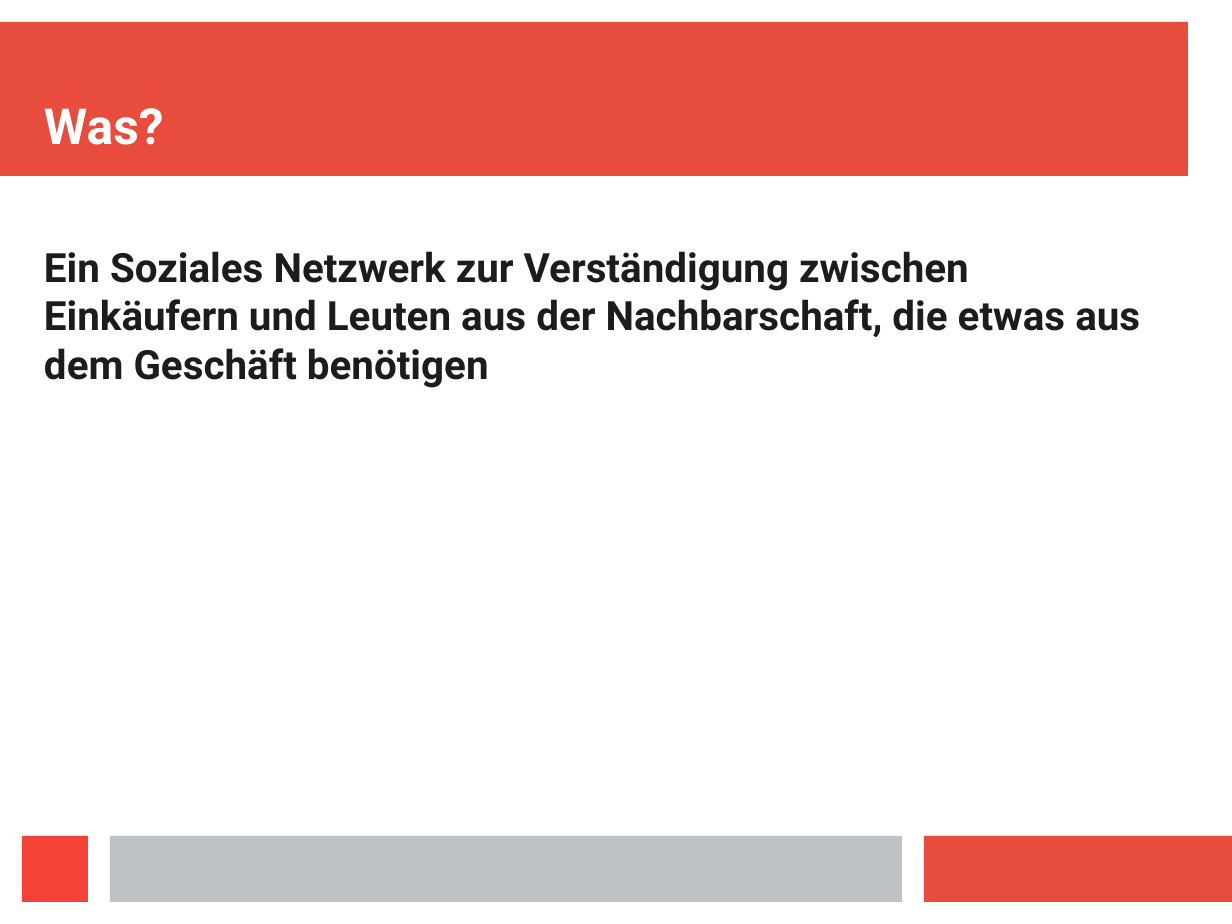
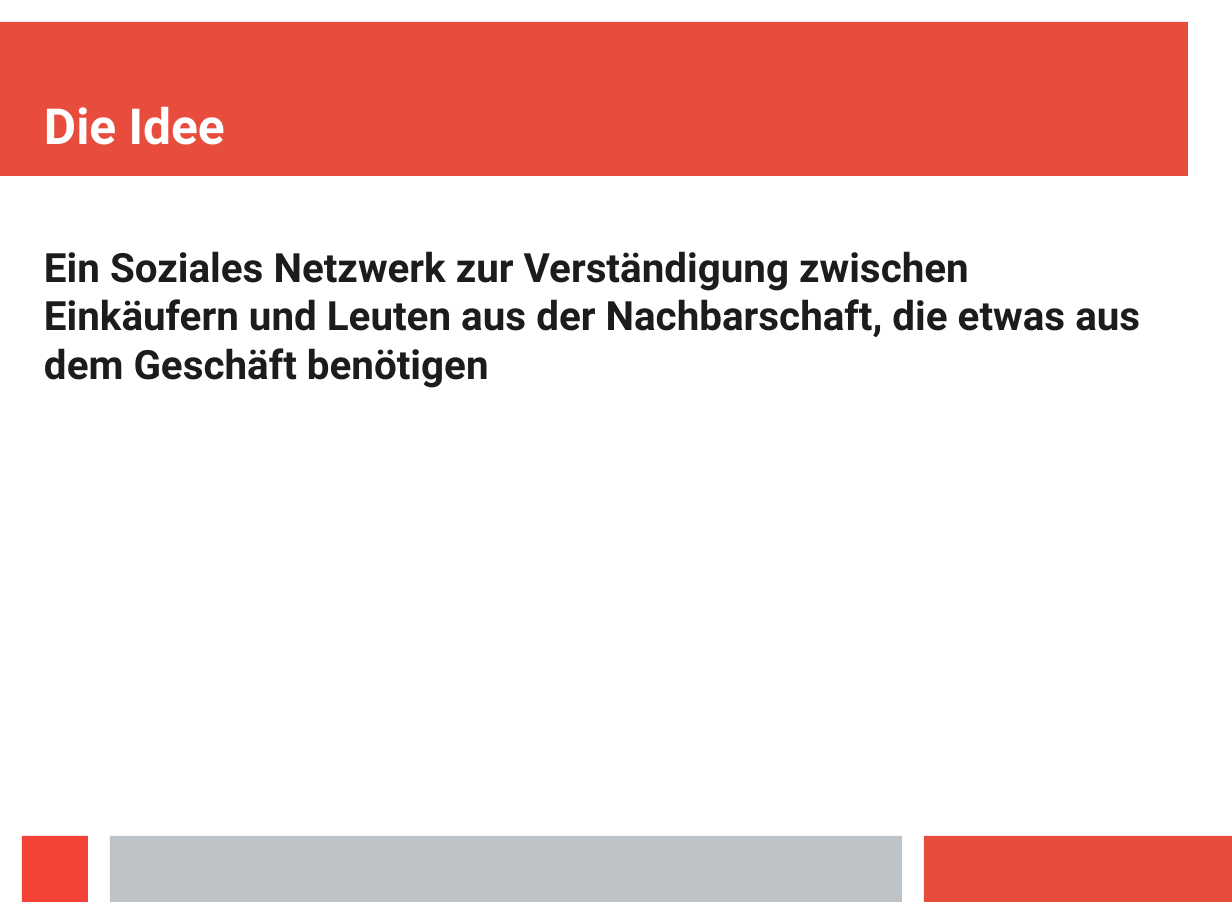
Before and after one commit to freiqu/Buy2gether, a slide deck: slide 3 of Praesentation.odp. Drawn at 1232x924 pixels with LibreOffice and Linux fonts; fonts in the diff are those of the drawing. Boxes give left, top, right and bottom in pixels: in the first picture for what was removed or moved away, otherwise in the second. Text is boxed around its words. In the diff, an @@ line names an element or a change of style, - is before the commit and + after.

```diff
--- a/Praesentation.odp
+++ b/Praesentation.odp
@@ title at (x1=44, y1=106, x2=225, y2=145): text changed @@
-Was?
+Die Idee
```
Also in this commit, not shown: 1 other slide changed, 2 slides added, 1 other file.
